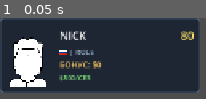
Above: before the commit, frame 1.
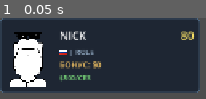
Above: after the commit, the same moment.

Repository: Kolin163/clutch_manager
Game: Godot game, scene res://ui/components/agent_mini_card.tscn
Same seed, same stepped clock (60 frames per second), same inputs: the game is played once before the commit and once after it. This scene is started directly instead of the project's main scene. The engine's default icon, where the game draws it, is replaced by a stand-in: a white triangle on a blue panel in a dark square.
Inputs:
- Up to frame 1 (0.05 s): no input

The runs differ from the first frame. In frame 1, 0.9% of the frame differs, in the area x 6-21%, y 17-26%.

Commit message:
Update avatar_portrait.tscn

Diff:
--- a/ui/components/avatar_portrait.tscn
+++ b/ui/components/avatar_portrait.tscn
@@ -10,10 +10,10 @@
 [ext_resource type="Texture2D" uid="uid://c0ktiepk7075h" path="res://assets/avatars/eyeLine/line6.svg" id="7_eyeline"]
 [ext_resource type="Texture2D" uid="uid://dwrs5prf8ht7t" path="res://assets/avatars/mouth/mouth3.svg" id="8_53hvb"]
 [ext_resource type="Texture2D" uid="uid://bhr18lg0w7v2s" path="res://assets/avatars/eye/eye19.svg" id="10_53hvb"]
-[ext_resource type="Texture2D" uid="uid://d4my4iwagguad" path="res://assets/avatars/eyebrow/eyebrow1.svg" id="12_brow"]
+[ext_resource type="Texture2D" uid="uid://26sbr7u6syd1" path="res://assets/avatars/eyebrow/eyebrow16.svg" id="11_53hvb"]
+[ext_resource type="Texture2D" uid="uid://dx3eg5h2r5efw" path="res://assets/avatars/facialHair/soul.svg" id="13_53hvb"]
 [ext_resource type="Texture2D" uid="uid://h6qqabbulbsh" path="res://assets/avatars/hair/spike.svg" id="13_bqudn"]
 [ext_resource type="Texture2D" uid="uid://djblgbvhwrlb8" path="res://assets/avatars/nose/nose1.svg" id="13_nose"]
-[ext_resource type="Texture2D" uid="uid://bstlxrct7krk1" path="res://assets/avatars/facialHair/beard1.svg" id="14_beard"]
 [ext_resource type="Texture2D" uid="uid://baquamvycdj05" path="res://assets/avatars/glasses/glasses2-primary.svg" id="14_ldg2j"]
 
 [node name="AvatarPortrait" type="Control" unique_id=1653706461]
@@ -191,7 +191,6 @@
 stretch_mode = 5
 
 [node name="EyebrowL" type="TextureRect" parent="." unique_id=1457171116]
-visible = false
 layout_mode = 1
 anchors_preset = 8
 anchor_left = 0.5
@@ -204,12 +203,12 @@
 offset_bottom = -34.0
 grow_horizontal = 2
 grow_vertical = 2
-texture = ExtResource("12_brow")
-expand_mode = 1
-stretch_mode = 5
+texture = ExtResource("11_53hvb")
+expand_mode = 1
+stretch_mode = 5
+flip_h = true
 
 [node name="EyebrowR" type="TextureRect" parent="." unique_id=1130767214]
-visible = false
 layout_mode = 1
 anchors_preset = 8
 anchor_left = 0.5
@@ -222,10 +221,9 @@
 offset_bottom = -34.0
 grow_horizontal = 2
 grow_vertical = 2
-texture = ExtResource("12_brow")
-expand_mode = 1
-stretch_mode = 5
-flip_h = true
+texture = ExtResource("11_53hvb")
+expand_mode = 1
+stretch_mode = 5
 
 [node name="Nose" type="TextureRect" parent="." unique_id=1306551547]
 layout_mode = 1
@@ -240,14 +238,13 @@
 stretch_mode = 5
 
 [node name="FacialHair" type="TextureRect" parent="." unique_id=1201099395]
-visible = false
-layout_mode = 1
-anchors_preset = 15
-anchor_right = 1.0
-anchor_bottom = 1.0
-grow_horizontal = 2
-grow_vertical = 2
-texture = ExtResource("14_beard")
+layout_mode = 1
+anchors_preset = 15
+anchor_right = 1.0
+anchor_bottom = 1.0
+grow_horizontal = 2
+grow_vertical = 2
+texture = ExtResource("13_53hvb")
 expand_mode = 1
 stretch_mode = 5
 
@@ -263,7 +260,6 @@
 stretch_mode = 5
 
 [node name="Glasses" type="TextureRect" parent="." unique_id=753645141]
-visible = false
 layout_mode = 1
 anchors_preset = 15
 anchor_right = 1.0
